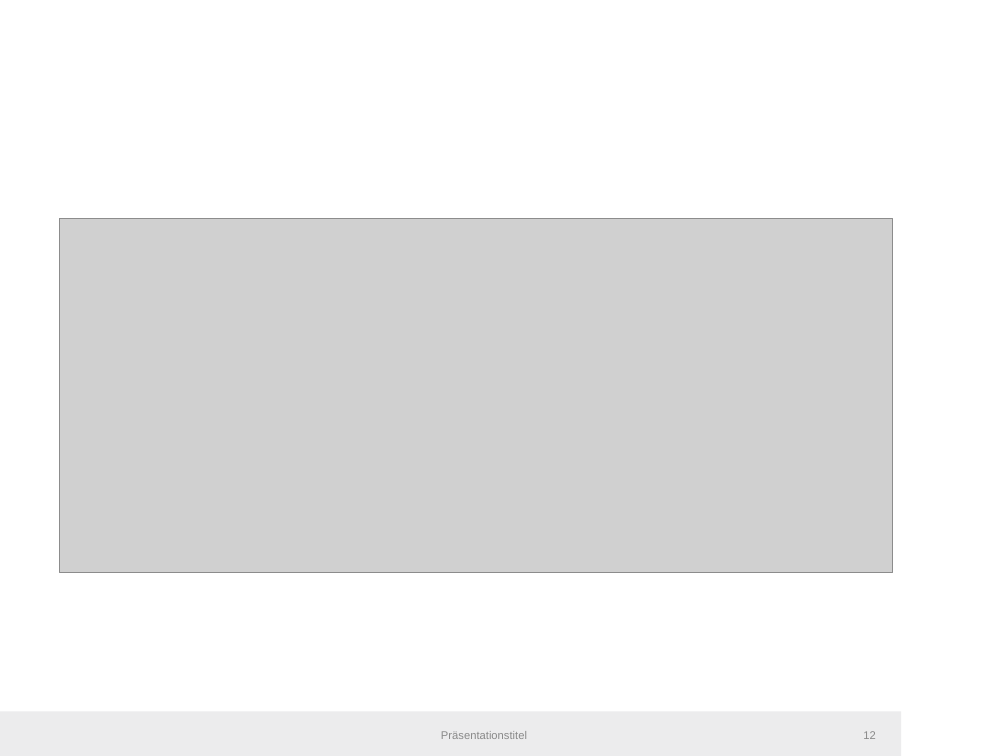
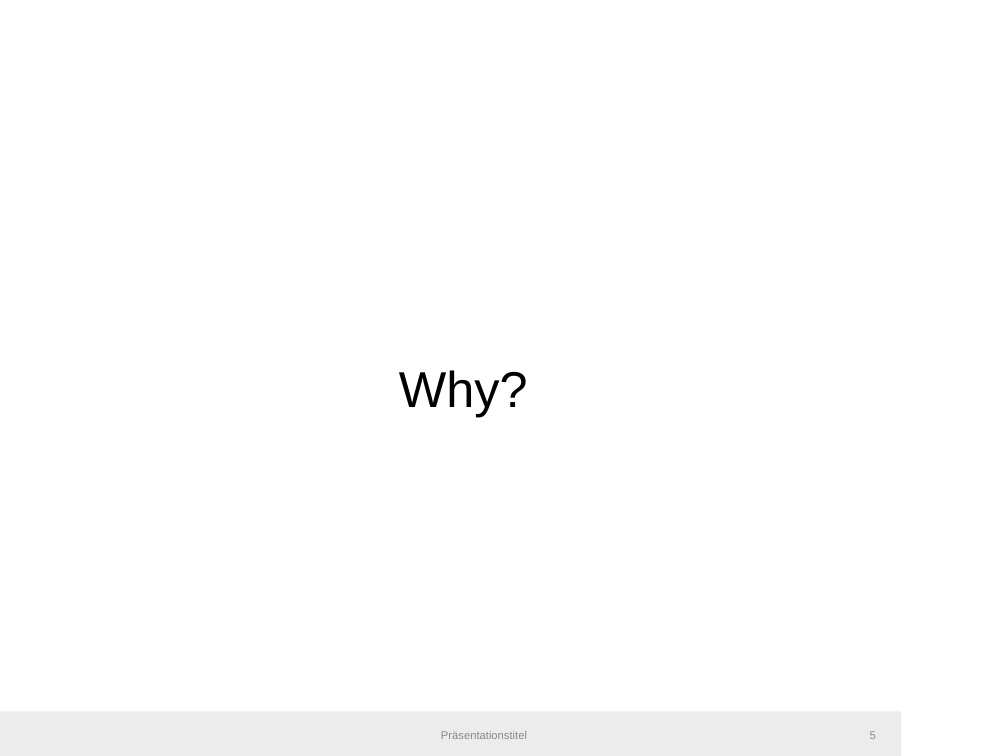
Before and after one commit to IllDepence/master_thesis, a slide deck: slide 5 of pres/pres.odp (slide 12 before the commit). Drawn at 1008x756 pixels with LibreOffice and Linux fonts; fonts in the diff are those of the drawing; grey boxes stand for pictures; background and template pictures are left out. Boxes give left, top, right and bottom in pixels: in the first picture for what was removed or moved away, otherwise in the second. Text is boxed around its words. In the diff, an @@ line names an element or a change of style, - is before the commit and + after.

```diff
--- a/pres/pres.odp
+++ b/pres/pres.odp
@@ picture removed at box(59, 219, 893, 574) @@
@@ text added at box(399, 370, 528, 417), 36 pt, text #000000 @@
+Why?
@@ page number at box(870, 731, 876, 739): text changed @@
-12
+5
```
Also in this commit, not shown: 10 other slides changed, 10 slides added, 4 slides removed, 5 other files.
